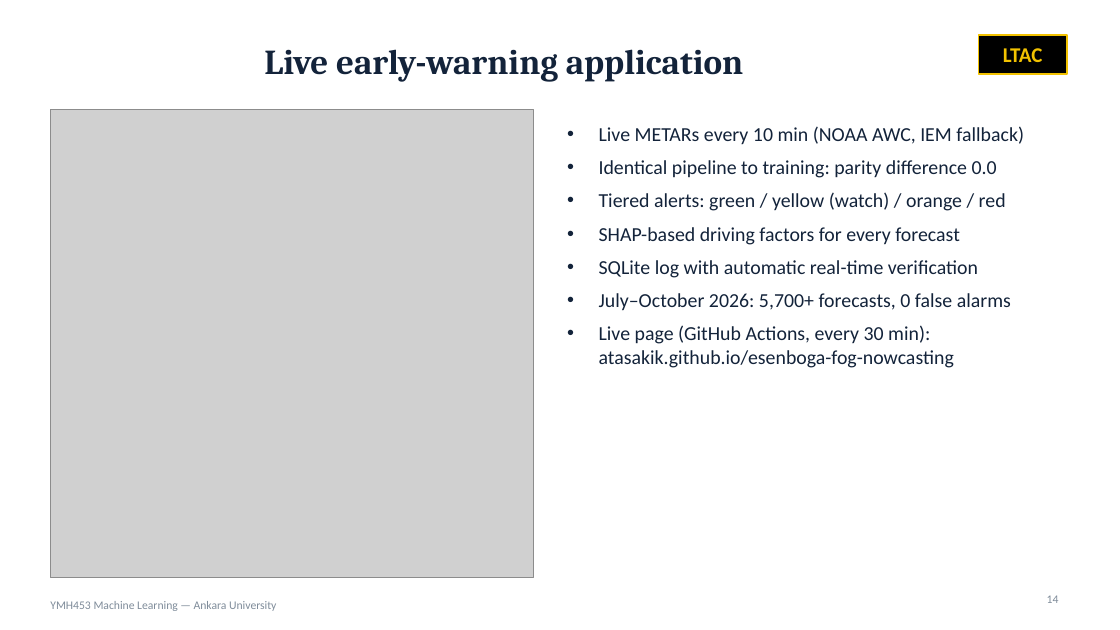
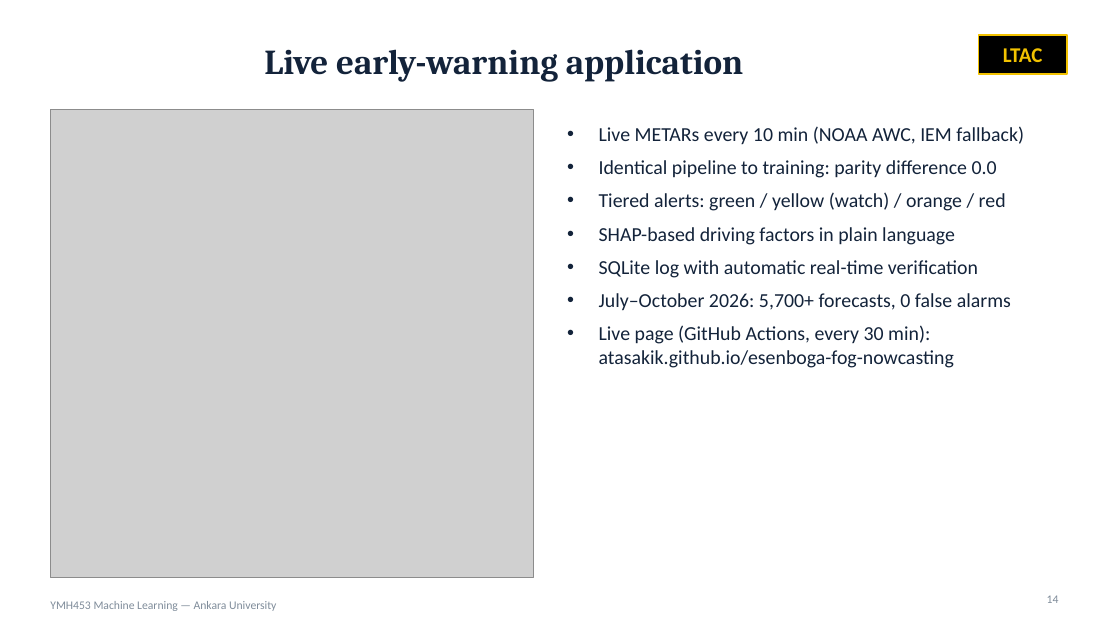
Before and after one commit to AtaSakik/esenboga-fog-nowcasting, a slide deck: slide 14 of presentation/Esenboga_Presentation_EN.pptx. Drawn at 1120x630 pixels with LibreOffice and Linux fonts; fonts in the diff are those of the drawing; grey boxes stand for pictures. Boxes give left, top, right and bottom in pixels: in the first picture for what was removed or moved away, otherwise in the second. Text is boxed around its words. In the diff, an @@ line names an element or a change of style, - is before the commit and + after.

Commit message:
Redesign the dashboard in plain Turkish and apply code-review fixes
- New single-column dashboard for non-specialists: plain-language status,
  runway scene drawn from the observed visibility, hour-by-hour fog chance
  with warning thresholds, Turkey time, km/h and metres, glossary, and
  verification explained in words (technical tables kept behind details).
- SHAP values summed into ten plain-language factor groups (PLAIN_FACTORS).
- Shared live cycle (live_log.run_cycle) for the server, the static
  publisher and the CLI; refresh lock in the FastAPI server; verification
  limited to the fetched window; feature matrix built once per horizon.
- Workflow no longer overwrites the live log when the branch fetch fails.
- New test: every model feature belongs to one plain-language factor.
- Paper and decks updated with the new application figure.

```diff
--- a/presentation/Esenboga_Presentation_EN.pptx
+++ b/presentation/Esenboga_Presentation_EN.pptx
@@ text at (x1=599, y1=227, x2=955, y2=245): text changed @@
-• SHAP-based driving factors for every forecast
+• SHAP-based driving factors in plain language
```
Also in this commit, not shown: 23 other files.
